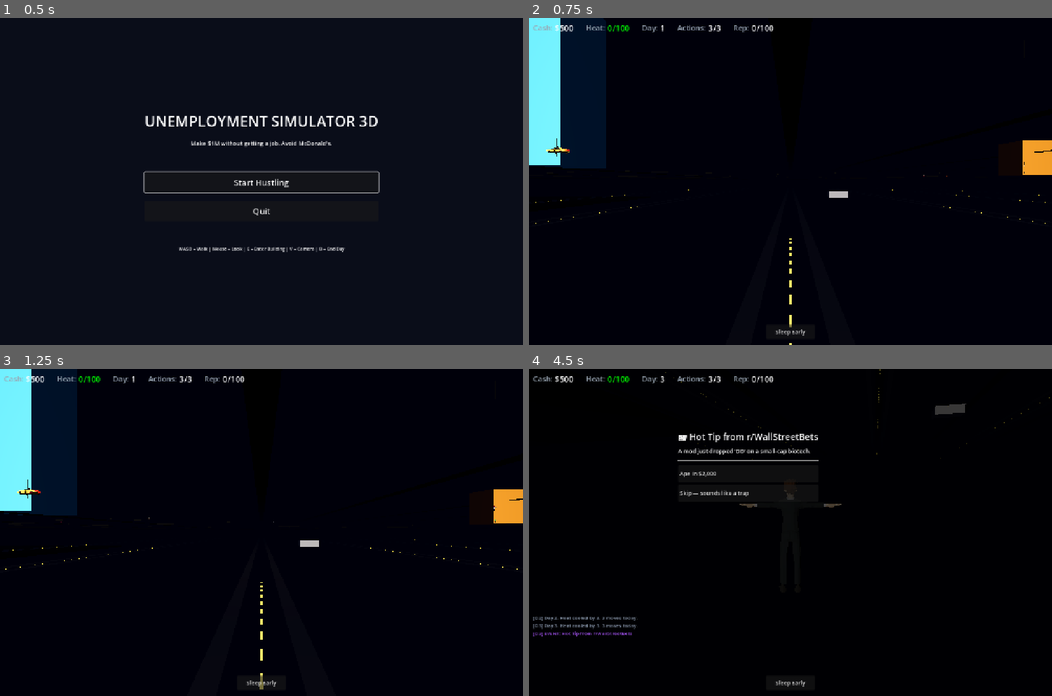
Above: before the commit, frames 1-4 (two rows, left to right).
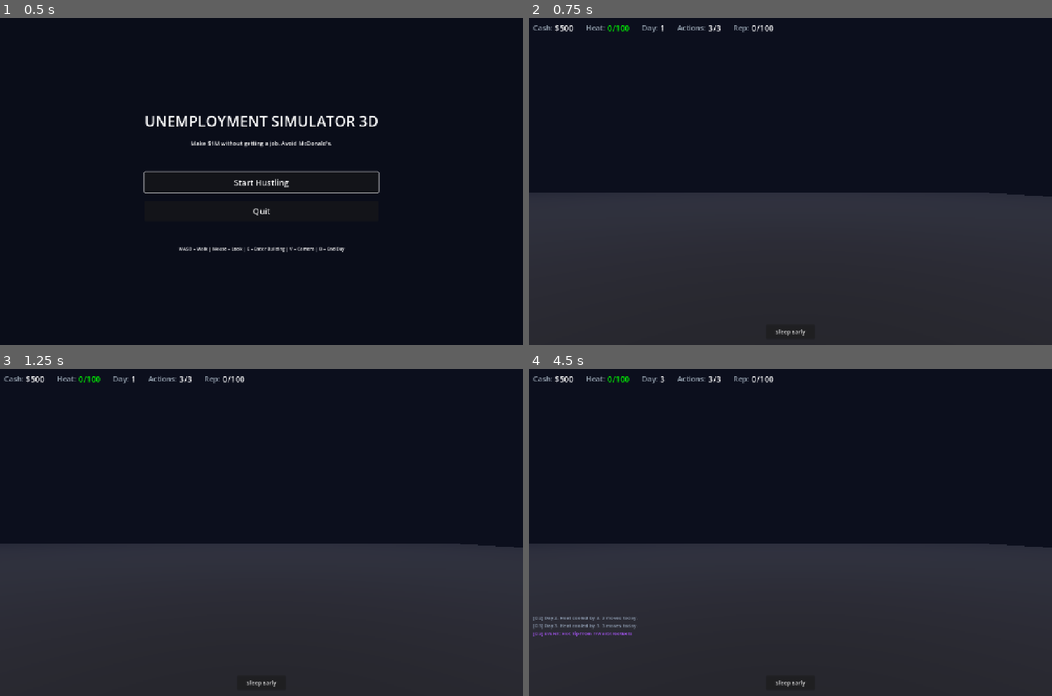
Above: after the commit, the same moments.

Repository: buttergolemcode/unemploymentsimulator
Game: Godot game, scene res://scenes/MainMenu.tscn
The game is run twice, just before and just after one commit, with the same random seed, the same clock (stepped at 60 frames per second) and the same inputs.
Inputs (mouse positions are in pixels of both pictures, inside the frame that each line leads up to):
- Up to frame 1 (0.5 s): no input
- Up to frame 2 (0.75 s): click "Start Hustling" at 0.5 s
- Up to frame 3 (1.25 s): no input
- Up to frame 4 (4.5 s): click "Sleep Early" at 1.25 s; click "OK" at 2 s; tap Enter at 2.75 s; move the mouse to (816, 532) at 2.77 s; hold W 2.78-4.25 s; tap F at 2.85, 3.8 s; click (816, 532) at 2.92 s; tap Space at 3.02, 3.77 s; move the mouse to (764, 532) at 3.52 s; tap V at 3.6 s; click "OK" at 4.25 s

Frame 1 is identical in both runs. In frame 2, 53% of the frame differs, in the area x 0-100%, y 0-100%; in frame 3, 52%; in frame 4, 96%.
Error after the commit: Parse Error: Could not resolve class "WorldBuilder", because of a parser error. (res://scripts/GameScene.gd:31)

Commit message:
D.4.5a: Rewrite districts for island map — 4 regions, all positions updated
Complete district system rewrite to match island map specs:

Districts (4, replacing old 6):
- portofino (NE): x>-50, z<100 — pastell, mediterran, hügelig
- nyc (Center): -200..+300 X, -300..+400 Z — grid, wolkenkratzer
- harbor (SE): x>100, z>100 — piers, schiffe, kräne
- slums_suburbs (W/NW): x<-100 — container-slum + cul-de-sac

Removed:
- 'industrial' district (merged into nyc)
- 'rural' district (island has no rural — sea is border)
- 'canyon' return from get_district_at (replaced with 'sea')
- Canyon wall collision (north/south/west/east mountain bodies)
- CANYON_HEIGHT, CANYON_EDGE_* constants
- HIGHWAY_HALF_WIDTH, HIGHWAY_BARRIER constants

Updated:
- MAP_SIZE: 3000 → 2500 (matches heightmap)
- HEIGHTMAP_WORLD_SIZE: 3000 → 2500
- STREET_GRID: [200..700] → [-200..300] (NYC center)
- Block centers: [250..750] → [-150..250] (NYC grid)
- Street length: 1200 → 800
- Street lamp positions: NYC grid
- Harbor basin: (1350,0) → (400,300) (SE area)
- Piers: (1350) → (400)
- Ships: (1390) → (440)
- Containers: (1310) → (360)
- Cranes: (1330) → (380)
- All 8 scheme buildings: repositioned to island regions
- All landmarks (park, skyline, bridge, fortress, stadium, etc.)
- NPC merchants: 4 regions instead of 6 districts
- NPC pedestrian configs: portofino replaces industrial/suburbs/rural
- _get_district_bounds: 4 island regions
- Vehicle spawns: 11 vehicles across 4 regions
- Player spawn: (400,15,0) → (50,10,0) — NYC center
- NPC street avoidance: updated for new grid positions
- _is_on_road: updated bounds

Water plane: 3000 → 4000 (larger ocean around island)

Diff:
--- a/godot/scenes/GameScene.tscn
+++ b/godot/scenes/GameScene.tscn
@@ -55,7 +55,7 @@
 shape = SubResource("BoxShape3D_ground")
 
 [node name="Player" type="CharacterBody3D" parent="."]
-transform = Transform3D(1, 0, 0, 0, 1, 0, 0, 0, 1, 400, 15, 0)
+transform = Transform3D(1, 0, 0, 0, 1, 0, 0, 0, 1, 50, 10, 0)
 script = ExtResource("2_player")
 collision_layer = 2
 collision_mask = 1
--- a/godot/scripts/GameScene.gd
+++ b/godot/scripts/GameScene.gd
@@ -91,31 +91,29 @@
 func _spawn_npcs():
 	# Merchants near scheme buildings (positions match new D.4 v2 layout)
 	var merchant_positions = [
-		# Downtown merchants (financial district, +100..+800 X)
-		{"x": 280, "z": -80, "color": "#16a34a", "district": "downtown"},
-		{"x": 480, "z": 80, "color": "#16a34a", "district": "downtown"},
-		{"x": 180, "z": 180, "color": "#16a34a", "district": "downtown"},
-		{"x": 580, "z": -180, "color": "#16a34a", "district": "downtown"},
-		# Slums merchants (container-slum, +50..+300 X, +300..+800 Z)
-		{"x": 90, "z": 480, "color": "#b91c1c", "district": "slums"},
-		{"x": 40, "z": 580, "color": "#b91c1c", "district": "slums"},
-		{"x": 140, "z": 530, "color": "#b91c1c", "district": "slums"},
-		# Industrial merchant (e-com, -600..+200 X)
-		{"x": -220, "z": -80, "color": "#d97706", "district": "industrial"},
-		# Harbor merchant (waterfront, +600..+1500 X)
-		{"x": 900, "z": 0, "color": "#7e22ce", "district": "harbor"},
+		# NYC Downtown merchants (center)
+		{"x": 30, "z": -80, "color": "#16a34a", "district": "nyc"},
+		{"x": 130, "z": 30, "color": "#16a34a", "district": "nyc"},
+		{"x": -80, "z": 80, "color": "#16a34a", "district": "nyc"},
+		{"x": 180, "z": -80, "color": "#16a34a", "district": "nyc"},
+		# Slums merchants (W/NW)
+		{"x": -380, "z": 180, "color": "#b91c1c", "district": "slums_suburbs"},
+		{"x": -480, "z": 280, "color": "#b91c1c", "district": "slums_suburbs"},
+		{"x": -330, "z": 330, "color": "#b91c1c", "district": "slums_suburbs"},
+		# NYC merchant (e-com warehouse)
+		{"x": -30, "z": 180, "color": "#d97706", "district": "nyc"},
+		# Harbor merchant (SE)
+		{"x": 400, "z": 300, "color": "#7e22ce", "district": "harbor"},
 	]
 	for mp in merchant_positions:
 		_spawn_npc(mp.x, mp.z, mp.color, mp.district, true)
 
 	# Pedestrians — distributed per district (3x more NPCs for livelier city)
 	var ped_configs = [
-		{"district": "downtown", "count": 35, "colors": ["#1e293b", "#0f172a", "#374151", "#4b5563"]},
+		{"district": "nyc", "count": 35, "colors": ["#1e293b", "#0f172a", "#374151", "#4b5563"]},
 		{"district": "harbor", "count": 15, "colors": ["#1c1917", "#292524", "#44403c"]},
-		{"district": "slums", "count": 30, "colors": ["#7c2d12", "#9a3412", "#451a03", "#1c1917"]},
-		{"district": "industrial", "count": 18, "colors": ["#3f3f46", "#525252", "#27272a"]},
-		{"district": "suburbs", "count": 15, "colors": ["#525252", "#737373", "#404040"]},
-		{"district": "rural", "count": 8, "colors": ["#6b5b4a", "#7a6a5a"]},
+		{"district": "slums_suburbs", "count": 30, "colors": ["#7c2d12", "#9a3412", "#451a03", "#1c1917"]},
+		{"district": "portofino", "count": 15, "colors": ["#d4a574", "#e8c89a", "#c97b50"]},
 	]
 	for config in ped_configs:
 		for i in config.count:
@@ -157,14 +155,12 @@
 		return
 
 func _get_district_bounds(d: String) -> Array:
-	# Bounds match D.4.5a Kustenstadt layout (x_min, x_max, z_min, z_max)
 	match d:
-		"downtown": return [100, 800, -500, 500]
-		"harbor": return [600, 1500, -600, 600]
-		"slums": return [50, 300, 300, 800]
-		"industrial": return [-600, 200, -500, 500]
-		"suburbs": return [-1000, -400, -500, 500]
-		_: return [-1200, -800, -1200, 1200]  # rural
+		"portofino": return [-50, 800, -800, 100]
+		"nyc": return [-200, 300, -300, 400]
+		"harbor": return [100, 800, 100, 800]
+		"slums_suburbs": return [-800, -100, -800, 800]
+		_: return [-200, 300, -300, 400]
 
 func _process(delta):
 	elapsed_time += delta
--- a/godot/scripts/NPC.gd
+++ b/godot/scripts/NPC.gd
@@ -168,17 +168,17 @@
 
 # Streets are at positions [-300, -200, -100, 0, 100, 200, 300] in both axes
 # with ROAD_HALF_WIDTH (4m) buffer. NPCs should stay on sidewalks (outside this buffer).
-static var STREET_POSITIONS: Array = [200, 300, 400, 500, 600, 700]
+static var STREET_POSITIONS: Array = [-200, -100, 0, 100, 200, 300]
 static var ROAD_HALF: float = 5.5  # 4m half-width + 1.5m buffer (keep NPCs on sidewalk)
 
 static func _is_on_street(x: float, z: float) -> bool:
 	# Check if position is on a street (within road half-width of any street line)
 	for pos in STREET_POSITIONS:
 		# East-West street at z=pos
-		if abs(z - pos) < ROAD_HALF and abs(x) > 50 and abs(x) < 850:
+		if abs(z - pos) < ROAD_HALF and abs(x) > -250 and abs(x) < 350:
 			return true
 		# North-South street at x=pos
-		if abs(x - pos) < ROAD_HALF and abs(z) > -600 and abs(z) < 600:
+		if abs(x - pos) < ROAD_HALF and abs(z) > -350 and abs(z) < 450:
 			return true
 	return false
 
--- a/godot/scripts/VehicleData.gd
+++ b/godot/scripts/VehicleData.gd
@@ -14,21 +14,20 @@
 }
 
 const VEHICLE_POSITIONS: Array = [
-	# Downtown (+100..+800) — main avenues
-	{"x": 250,  "z": 50,   "yaw": 0,    "model": "NormalCar1"},
-	{"x": 350,  "z": -50,  "yaw": 1.57, "model": "Taxi"},
-	{"x": 450,  "z": 100,  "yaw": 3.14, "model": "SportsCar"},
-	{"x": 550,  "z": -100, "yaw": 0,    "model": "NormalCar2"},
-	{"x": 650,  "z": 50,   "yaw": -1.57,"model": "SUV"},
-	# Harbor — near piers
-	{"x": 900,  "z": 0,    "yaw": 0,    "model": "NormalCar1"},
-	{"x": 1000, "z": 100,  "yaw": 1.57, "model": "SportsCar2"},
-	# Industrial — warehouse area
-	{"x": -200, "z": -100, "yaw": 0,    "model": "SUV"},
-	{"x": -400, "z": 50,   "yaw": 3.14, "model": "NormalCar2"},
-	# Suburbs — residential streets
-	{"x": -700, "z": -100, "yaw": 0,    "model": "NormalCar1"},
-	{"x": -800, "z": 200,  "yaw": 1.57, "model": "SportsCar"},
+	# NYC Downtown (center)
+	{"x": 0, "z": 50, "yaw": 0, "model": "NormalCar1"},
+	{"x": 100, "z": -50, "yaw": 1.57, "model": "Taxi"},
+	{"x": -50, "z": 100, "yaw": 3.14, "model": "SportsCar"},
+	{"x": 150, "z": 0, "yaw": -1.57, "model": "NormalCar2"},
+	# Harbor (SE)
+	{"x": 350, "z": 250, "yaw": 0, "model": "SUV"},
+	{"x": 450, "z": 350, "yaw": 1.57, "model": "SportsCar2"},
+	# Slums/Suburbs (W/NW)
+	{"x": -300, "z": 0, "yaw": 0, "model": "NormalCar1"},
+	{"x": -400, "z": -200, "yaw": 1.57, "model": "SUV"},
+	# Portofino (NE)
+	{"x": 300, "z": -300, "yaw": 0, "model": "SportsCar"},
+	{"x": 200, "z": -400, "yaw": -1.57, "model": "NormalCar2"},
 ]
 
 static func get_positions() -> Array:
--- a/godot/scripts/WorldBuilder.gd
+++ b/godot/scripts/WorldBuilder.gd
@@ -19,38 +19,28 @@
 # Slums: Container-slum south of Downtown/Industrial border
 # Mountains: Canyon walls (80-120m, steep) at North/South/West edges
 
-const MAP_SIZE: float = 3000.0          # playable area (-1500..+1500)
-const WATER_OFFSET: float = 1500.0      # water starts at x=+1500 (East coast)
-const WATER_PLANE_SIZE: float = 3000.0  # ocean size
-
-# Street grid — Downtown only (other districts have different layouts)
-const STREET_GRID: Array = [200, 300, 400, 500, 600, 700]
+const MAP_SIZE: float = 2500.0          # playable area (-1250..+1250)
+const WATER_OFFSET: float = 1250.0      # sea starts beyond island edge
+const WATER_PLANE_SIZE: float = 4000.0  # ocean (larger than island)
+
+# Street grid — NYC Downtown only
+const STREET_GRID: Array = [-200, -100, 0, 100, 200, 300]
 const ROAD_HALF_WIDTH: float = 4.0       # Main Avenue: 8m wide (2 lanes)
 const SIDEWALK_WIDTH: float = 2.5       # 2.5m sidewalk on each side
 const SIDEWALK_HEIGHT: float = 0.15     # raised sidewalk (15cm curb)
 const BLOCK_SIZE: float = 80.0          # 80m blocks in Downtown grid
 const BUILDING_MARGIN: float = 0.5      # buildings flush with sidewalk
 
-# Highway constants
-const HIGHWAY_HALF_WIDTH: float = 8.0   # 16m wide (4 lanes)
-const HIGHWAY_BARRIER: float = 0.5      # center barrier width
-
-# Canyon/Mountain constants
-const CANYON_HEIGHT: float = 100.0      # 100m tall canyon walls
-const CANYON_EDGE_NORTH: float = -1200.0  # canyon starts at z=-1200
-const CANYON_EDGE_SOUTH: float = 1200.0   # canyon starts at z=+1200
-const CANYON_EDGE_WEST: float = -1200.0   # canyon starts at x=-1200
-
-# Harbor constants
-const HARBOR_BASIN_X: float = 1200.0    # harbor basin center X
-const HARBOR_BASIN_W: float = 300.0     # basin width (E-W)
-const HARBOR_BASIN_D: float = 600.0     # basin depth (N-S)
+# Harbor constants (SE part of island)
+const HARBOR_BASIN_X: float = 400.0     # harbor basin center X (SE area)
+const HARBOR_BASIN_W: float = 200.0     # basin width
+const HARBOR_BASIN_D: float = 300.0     # basin depth
 
 # Heightmap (loaded from PNG, replaces procedural terrain_height)
 static var _heightmap_img: Image = null
 const HEIGHTMAP_PATH: String = "res://assets/heightmap.png"
 const HEIGHTMAP_SIZE: int = 1024
-const HEIGHTMAP_WORLD_SIZE: float = 3000.0
+const HEIGHTMAP_WORLD_SIZE: float = 2500.0
 const HEIGHTMAP_MAX_HEIGHT: float = 120.0
 
 static func _load_heightmap() -> void:
@@ -70,13 +60,35 @@
 	if not DISTRICTS.is_empty():
 		return
 	DISTRICTS = {
-		"downtown": {
-			"color": "#475569", "height_min": 40, "height_max": 150, "ground": "#1a1a1a",
-			# Downtown: +100..+800 X, -500..+500 Z
+		"portofino": {
+			"color": "#d4a574", "height_min": 8, "height_max": 20, "ground": "#8a7a5a",
+			# Portofino: NE part of island (x > -50, z < 100)
 			"polygon": PackedVector2Array([
-				Vector2(100, -500), Vector2(800, -500), Vector2(800, 500), Vector2(100, 500)
+				Vector2(-50, -800), Vector2(800, -800), Vector2(800, 100), Vector2(-50, 100)
 			])
 		},
+		"nyc": {
+			"color": "#1e293b", "height_min": 40, "height_max": 150, "ground": "#1a1a1a",
+			# NYC Downtown: center of island (-200..+300 X, -300..+400 Z)
+			"polygon": PackedVector2Array([
+				Vector2(-200, -300), Vector2(300, -300), Vector2(300, 400), Vector2(-200, 400)
+			])
+		},
+		"harbor": {
+			"color": "#1c1917", "height_min": 8, "height_max": 20, "ground": "#171717",
+			# Harbor: SE part of island (x > 100, z > 100)
+			"polygon": PackedVector2Array([
+				Vector2(100, 100), Vector2(800, 100), Vector2(800, 800), Vector2(100, 800)
+			])
+		},
+		"slums_suburbs": {
+			"color": "#5a4030", "height_min": 4, "height_max": 12, "ground": "#2a2a1a",
+			# Slums/Suburbs: W/NW part of island (x < -100)
+			"polygon": PackedVector2Array([
+				Vector2(-800, -800), Vector2(-100, -800), Vector2(-100, 800), Vector2(-800, 800)
+			])
+		},
+	},
 		"harbor": {
 			"color": "#1c1917", "height_min": 10, "height_max": 25, "ground": "#171717",
 			# Harbor: +600..+1500 X, -600..+600 Z (overlaps downtown east edge for waterfront)
@@ -119,25 +131,25 @@
 # ============================================================
 
 const SCHEME_BUILDINGS: Array = [
-	# Downtown (+100..+800 X) — tall skyscrapers (40-150m)
+	# NYC Downtown (center) — tall skyscrapers (40-150m)
 	{"id": "trading", "name": "Trading Floor", "emoji": "📈",
-	 "x": 300, "z": -100, "w": 25, "d": 22, "h": 70, "color": "#22d3ee"},
+	 "x": 50, "z": -50, "w": 25, "d": 22, "h": 70, "color": "#22d3ee"},
 	{"id": "wirefraud", "name": "Corporate Tower", "emoji": "💸",
-	 "x": 500, "z": 100, "w": 30, "d": 25, "h": 120, "color": "#64748b"},
+	 "x": 150, "z": 50, "w": 30, "d": 25, "h": 120, "color": "#64748b"},
 	{"id": "taxfraud", "name": "Accountant Office", "emoji": "🧾",
-	 "x": 200, "z": 200, "w": 18, "d": 16, "h": 35, "color": "#eab308"},
+	 "x": -100, "z": 100, "w": 18, "d": 16, "h": 35, "color": "#eab308"},
 	{"id": "gambling", "name": "Casino", "emoji": "🎰",
-	 "x": 600, "z": -200, "w": 25, "d": 22, "h": 28, "color": "#f59e0b"},
-	# Slums (+50..+300 X, +300..+800 Z) — container-slum buildings (4-8m)
+	 "x": 200, "z": -100, "w": 25, "d": 22, "h": 28, "color": "#f59e0b"},
+	# Slums (W/NW) — container-slum buildings (4-8m)
 	{"id": "drugs", "name": "Trap House", "emoji": "💊",
-	 "x": 100, "z": 500, "w": 10, "d": 8, "h": 6, "color": "#a855f7"},
+	 "x": -400, "z": 200, "w": 10, "d": 8, "h": 6, "color": "#a855f7"},
 	{"id": "scam", "name": "Internet Cafe", "emoji": "🎣",
-	 "x": 50, "z": 600, "w": 8, "d": 7, "h": 5, "color": "#ec4899"},
+	 "x": -500, "z": 300, "w": 8, "d": 7, "h": 5, "color": "#ec4899"},
 	{"id": "robbery", "name": "Corner Store", "emoji": "🔫",
-	 "x": 150, "z": 550, "w": 7, "d": 7, "h": 4, "color": "#ef4444"},
-	# Industrial (-600..+200 X) — large warehouse (15m)
+	 "x": -350, "z": 350, "w": 7, "d": 7, "h": 4, "color": "#ef4444"},
+	# NYC Downtown — large warehouse (15m)
 	{"id": "ecom", "name": "E-Com Warehouse", "emoji": "📦",
-	 "x": -200, "z": -100, "w": 25, "d": 22, "h": 15, "color": "#4ade80"},
+	 "x": -50, "z": 200, "w": 25, "d": 22, "h": 15, "color": "#4ade80"},
 ]
 
 # ============================================================
@@ -147,17 +159,13 @@
 static func get_district_at(x: float, z: float) -> String:
 	_init_districts()
 	var point = Vector2(x, z)
-	# Check all districts including rural (now has a polygon)
-	for district_name in ["downtown", "harbor", "slums", "industrial", "suburbs", "rural"]:
+	for district_name in ["portofino", "nyc", "harbor", "slums_suburbs"]:
 		var district = DISTRICTS[district_name]
 		var polygon = district.get("polygon", PackedVector2Array())
 		if polygon.size() >= 3 and Geometry2D.is_point_in_polygon(point, polygon):
 			return district_name
-	# Water (east of coast)
-	if x > WATER_OFFSET:
-		return "water"
-	# Canyon/mountains (beyond playable area)
-	return "canyon"
+	# Off-island = sea
+	return "sea"
 
 # ============================================================
 # Terrain height (flat city, hills at rural edge, water below)
@@ -304,38 +312,8 @@
 			terrain_body.add_child(rcol)
 	parent.add_child(terrain_body)
 
-	# 3) Mountain walls (impassable barriers at map edges — extended for larger map)
-	# North wall (z < -600)
-	var north_body = StaticBody3D.new()
-	north_body.name = "MountainNorth"
-	var north_col = CollisionShape3D.new()
-	var north_shape = BoxShape3D.new()
-	north_shape.size = Vector3(3600, CANYON_HEIGHT, 300)
-	north_col.shape = north_shape
-	north_col.position = Vector3(0, CANYON_HEIGHT / 2, -1350)
-	north_body.add_child(north_col)
-	parent.add_child(north_body)
-	# South wall (z > 600)
-	var south_body = StaticBody3D.new()
-	south_body.name = "MountainSouth"
-	var south_col = CollisionShape3D.new()
-	var south_shape = BoxShape3D.new()
-	south_shape.size = Vector3(3600, CANYON_HEIGHT, 300)
-	south_col.shape = south_shape
-	south_col.position = Vector3(0, CANYON_HEIGHT / 2, 1350)
-	south_body.add_child(south_col)
-	parent.add_child(south_body)
-	# West wall (x < -600)
-	var west_body = StaticBody3D.new()
-	west_body.name = "MountainWest"
-	var west_col = CollisionShape3D.new()
-	var west_shape = BoxShape3D.new()
-	west_shape.size = Vector3(300, CANYON_HEIGHT, 3600)
-	west_col.shape = west_shape
-	west_col.position = Vector3(-1350, CANYON_HEIGHT / 2, 0)
-	west_body.add_child(west_col)
-	parent.add_child(west_body)
-	# East harbor wall (low barrier at harbor edge)
+	# Mountain walls removed — island uses sea as border
+
 	var east_body = StaticBody3D.new()
 	east_body.name = "HarborBarrier"
 	var east_col = CollisionShape3D.new()
@@ -384,7 +362,7 @@
 	_build_crosswalks(parent)
 
 static func _make_street(parent: Node3D, axis: String, pos: float) -> void:
-	var length = 1200.0  # spans Downtown area (extended for larger map)
+	var length = 800.0  # spans NYC Downtown grid
 	# === ASPHALT (street surface, full length — runs through intersections) ===
 	var asphalt = MeshInstance3D.new()
 	var a_mesh = BoxMesh.new()
@@ -619,7 +597,7 @@
 	# Block centers (between streets, at -250, -50, 50, 250)
 	# (because streets are at -300, -200, -100, 0, 100, 200, 300,
 	#  block centers are at -250, -150, -50, 50, 150, 250)
-	var block_centers = [250, 350, 450, 550, 650, 750]  # Downtown
+	var block_centers = [-150, -50, 50, 150, 250]  # NYC Downtown grid
 
 	for bx in block_centers:
 		for bz in block_centers:
@@ -811,9 +789,9 @@
 	# with sidewalk buffer
 	var road_buffer = ROAD_HALF_WIDTH + SIDEWALK_WIDTH
 	for pos in STREET_GRID:
-		if abs(z - pos) < road_buffer and abs(x) > 50 and abs(x) < 850:
+		if abs(z - pos) < road_buffer and abs(x) > -250 and abs(x) < 350:
 			return true
-		if abs(x - pos) < road_buffer and abs(z) > -600 and abs(z) < 600:
+		if abs(x - pos) < road_buffer and abs(z) > -350 and abs(z) < 450:
 			return true
 	return false
 
@@ -856,10 +834,10 @@
 
 static func _build_street_lamps(parent: Node3D) -> void:
 	var positions = [
-		Vector3(250, 0, -50), Vector3(350, 0, -50), Vector3(450, 0, -50), Vector3(550, 0, -50),
-		Vector3(250, 0, 50), Vector3(350, 0, 50), Vector3(450, 0, 50), Vector3(550, 0, 50),
-		Vector3(650, 0, -50), Vector3(750, 0, -50), Vector3(650, 0, 50), Vector3(750, 0, 50),
-		Vector3(300, 0, -200), Vector3(500, 0, -200), Vector3(300, 0, 200), Vector3(500, 0, 200),
+		Vector3(-150, 0, -50), Vector3(-50, 0, -50), Vector3(50, 0, -50), Vector3(150, 0, -50),
+		Vector3(-150, 0, 50), Vector3(-50, 0, 50), Vector3(50, 0, 50), Vector3(150, 0, 50),
+		Vector3(250, 0, -50), Vector3(250, 0, 50),
+		Vector3(-100, 0, -150), Vector3(100, 0, -150), Vector3(-100, 0, 150), Vector3(100, 0, 150),
 	]
 	for pos in positions:
 		var pole = MeshInstance3D.new()
@@ -891,7 +869,7 @@
 	var b_mesh = BoxMesh.new()
 	b_mesh.size = Vector3(200, 0.1, 300)  # 200x300m harbor basin
 	basin.mesh = b_mesh
-	basin.position = Vector3(1350, -2.0, 0)  # harbor basin at new coast plane (y=-3.0) to avoid z-fight
+	basin.position = Vector3(400, -2.0, 300)  # harbor basin at new coast plane (y=-3.0) to avoid z-fight
 	var basin_mat = StandardMaterial3D.new()
 	basin_mat.albedo_color = Color(0.05, 0.15, 0.28)  # dark water
 	basin_mat.roughness = 0.1
@@ -907,7 +885,7 @@
 		var p_mesh = BoxMesh.new()
 		p_mesh.size = Vector3(120, 1.0, 20)  # 120m long, 20m wide pier
 		pier.mesh = p_mesh
-		pier.position = Vector3(1350, 0.5, pier_z)
+		pier.position = Vector3(400, 0.5, pier_z)
 		var pier_mat = StandardMaterial3D.new()
 		pier_mat.albedo_color = Color(0.5, 0.5, 0.5)  # concrete gray
 		pier_mat.roughness = 0.95
@@ -915,7 +893,7 @@
 		parent.add_child(pier)
 		# Collision for pier (so cars can drive on it)
 		var pier_body = StaticBody3D.new()
-		pier_body.position = Vector3(1350, 0.5, pier_z)
+		pier_body.position = Vector3(400, 0.5, pier_z)
 		var pier_col = CollisionShape3D.new()
 		var pier_shape = BoxShape3D.new()
 		pier_shape.size = Vector3(120, 1.0, 20)
@@ -930,7 +908,7 @@
 		var s_mesh = BoxMesh.new()
 		s_mesh.size = Vector3(80, 8, 15)  # 80m long, 8m tall, 15m wide ship
 		ship.mesh = s_mesh
-		ship.position = Vector3(1390, 4, ship_z + 15)  # next to pier at new harbor
+		ship.position = Vector3(440, 4, ship_z + 15)  # next to pier at new harbor
 		var ship_mat = StandardMaterial3D.new()
 		var ship_colors = ["#1e3a5f", "#1e293b", "#0c4a6e", "#1e3a5f"]
 		ship_mat.albedo_color = Color.from_string(ship_colors[ship_idx % 4], Color(0.12, 0.23, 0.54))
@@ -943,7 +921,7 @@
 		var br_mesh = BoxMesh.new()
 		br_mesh.size = Vector3(15, 6, 12)
 		bridge.mesh = br_mesh
-		bridge.position = Vector3(1390, 12, ship_z + 15)
+		bridge.position = Vector3(440, 12, ship_z + 15)
 		var bridge_mat = StandardMaterial3D.new()
 		bridge_mat.albedo_color = Color.WHITE
 		bridge_mat.roughness = 0.3
@@ -955,7 +933,7 @@
 		# Place containers ON the piers (at pier height y=1.5)
 		var pier_idx = i % 3
 		var pier_z = -100 + pier_idx * 100
-		var cx = 1310 + (i / 3) % 5 * 12  # along pier length
+		var cx = 360 + (i / 3) % 5 * 12  # along pier length
 		var cz = pier_z + ((i / 3) / 5) % 2 * 6 - 3  # across pier width
 		var container = MeshInstance3D.new()
 		var c_mesh = BoxMesh.new()
@@ -974,7 +952,7 @@
 	for i in range(6):
 		var crane_idx = i % 3
 		var crane_z = -100 + crane_idx * 100
-		var crane_x = 1330 + (i / 3) * 30
+		var crane_x = 380 + (i / 3) * 30
 		var crane = _make_crane()
 		crane.position = Vector3(crane_x, 1.0, crane_z)  # on pier
 		parent.add_child(crane)
@@ -1016,22 +994,22 @@
 
 static func _build_landmarks(parent: Node3D) -> void:
 	# Central Park (Downtown, between skyscrapers)
-	_park(parent, 400, 300, 100, 60)
+	_park(parent, 0, 150, 80, 50)
 	# Skyline row (3 tall towers in Downtown East, near harbor)
-	_skyscraper(parent, 700, -100, 20, 110, "#1e293b")
-	_skyscraper(parent, 730, -100, 20, 140, "#0f172a")
-	_skyscraper(parent, 760, -100, 20, 120, "#1e293b")
+	_skyscraper(parent, 200, -100, 20, 110, "#1e293b")
+	_skyscraper(parent, 230, -100, 20, 140, "#0f172a")
+	_skyscraper(parent, 260, -100, 20, 120, "#1e293b")
 	# Bridge at harbor entrance
-	_bridge(parent, 1200, 0, 0)
+	_bridge(parent, 500, 200, 0)
 	# Fortress on west canyon rim
-	_fortress(parent, -1000, -800)
+	_fortress(parent, 500, -500)
 	# Stadium in Industrial area
-	_stadium(parent, -300, 200)
+	_stadium(parent, -300, -200)
 	# Bus station in Downtown
-	_bus_station(parent, 450, -250)
+	_bus_station(parent, 100, -200)
 	# Gas stations (Industrial + Harbor)
-	_gas_station(parent, -300, -200)
-	_gas_station(parent, 700, 300)
+	_gas_station(parent, -200, 100)
+	_gas_station(parent, 400, 350)
 
 static func _park(parent: Node3D, x: float, z: float, w: float, d: float) -> void:
 	# Park with clear boundary (sidewalk-style border) like a building block
Not shown, added: scripts/patch_island_districts.py
